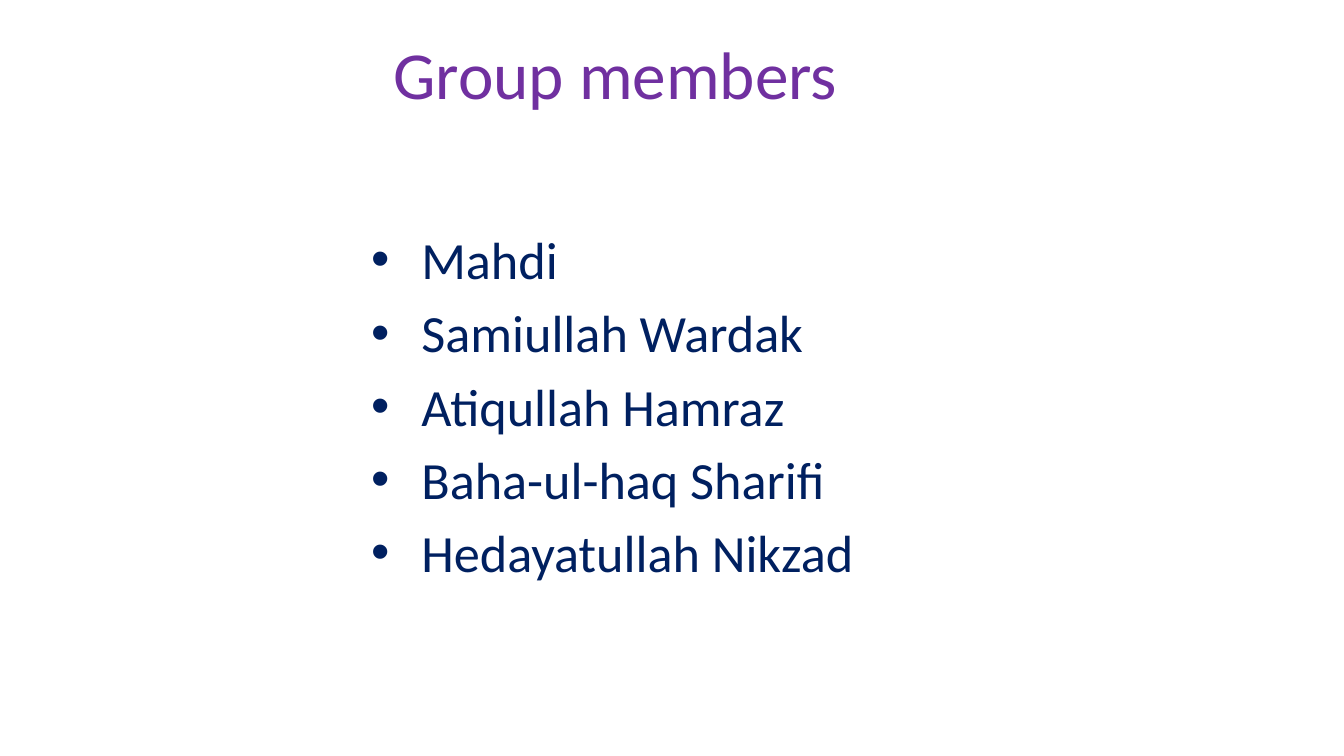
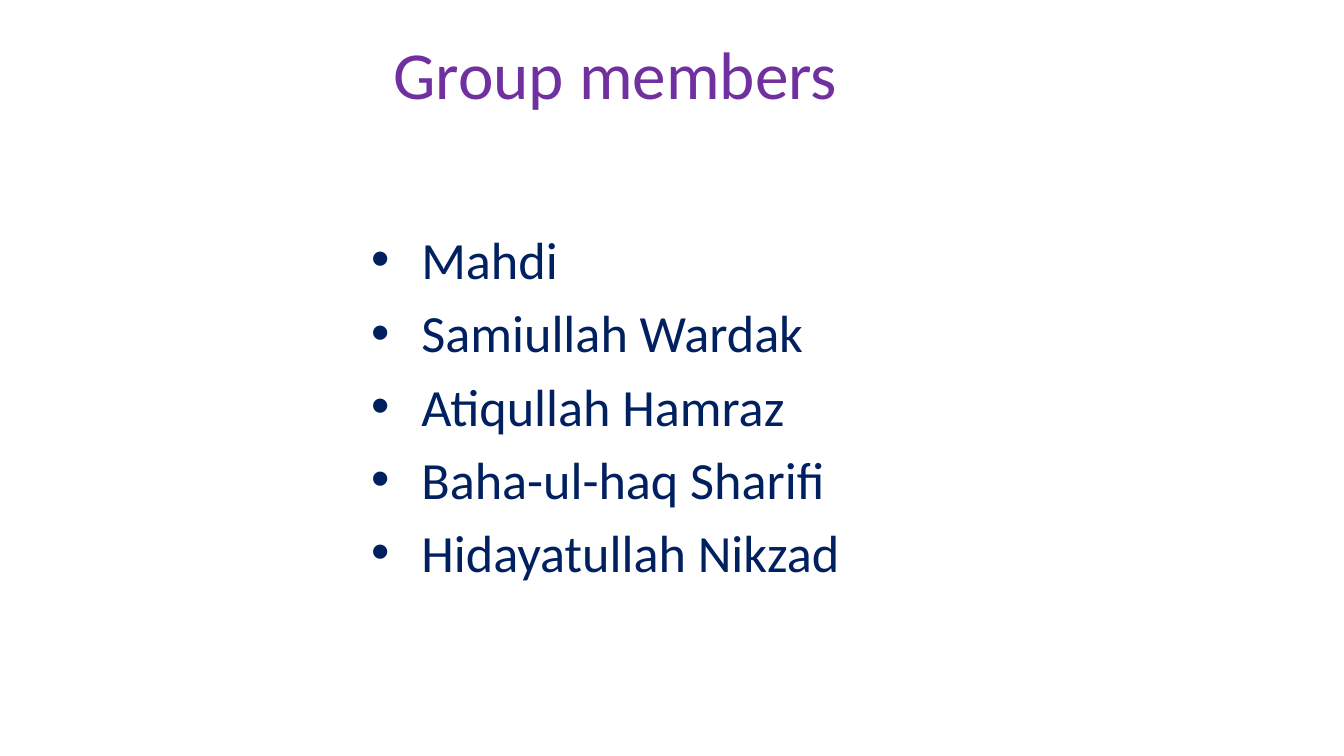
Before and after one commit to Hero-Team/active-drictory-installation-and-configuration-on-windows-server, a slide deck: slide 2 of active.pptx. Drawn at 1344x756 pixels with LibreOffice and Linux fonts; fonts in the diff are those of the drawing; background and template pictures are left out. Boxes give left, top, right and bottom in pixels: in the first picture for what was removed or moved away, otherwise in the second. Text is boxed around its words. In the diff, an @@ line names an element or a change of style, - is before the commit and + after.

Commit message:
modify

```diff
--- a/active.pptx
+++ b/active.pptx
@@ text at [421,535,840,581]: text changed @@
-• Hedayatullah Nikzad
+• Hidayatullah Nikzad
```
